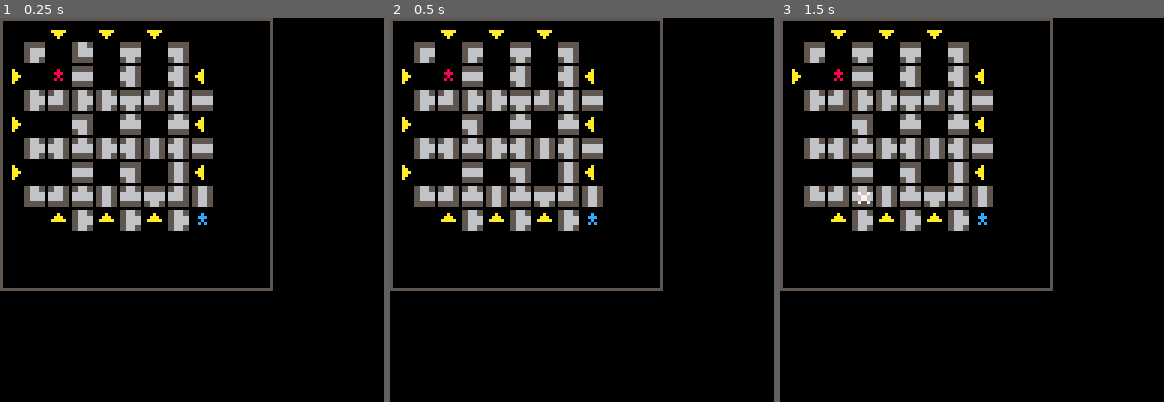
Above: before the commit, frames 1-3 (left to right).
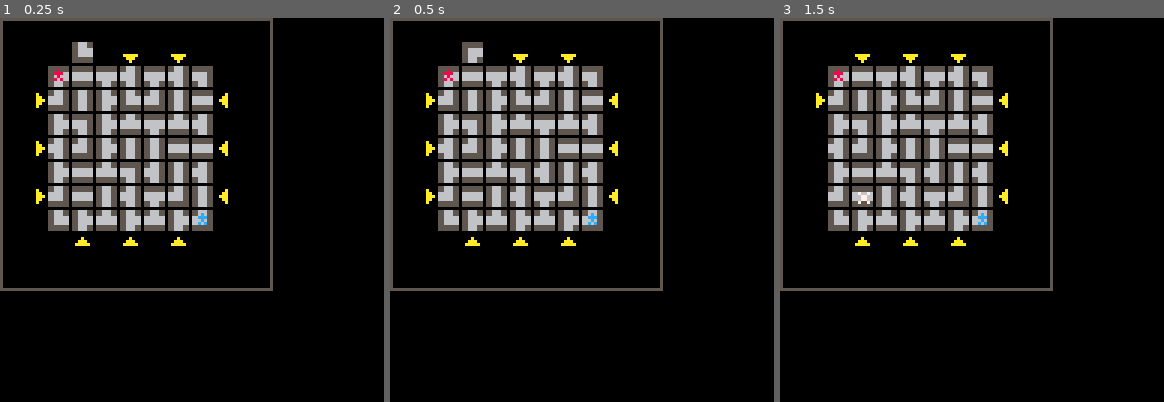
Above: after the commit, the same moments.

Repository: jeff-adams/pico8
Game: PICO-8 cartridge dev/labrynth.p8
The game is run twice, just before and just after one commit, with the same random seed, the same clock (stepped at 60 frames per second) and the same inputs.
Inputs:
- Up to frame 1 (0.25 s): no input
- Up to frame 2 (0.5 s): tap X (X key) at 0.33 s
- Up to frame 3 (1.5 s): tap O (Z key) at 0.7 s; tap X (X key) at 1.07 s

The runs differ from the first frame. In frame 1, 7.6% of the frame differs, in the area x 3-60%, y 3-60%; in frame 2, 7.6%; in frame 3, 7.8%.

Commit message:
Labrynth refactor draw_tiles working correctly

Diff:
--- a/dev/labrynth.p8
+++ b/dev/labrynth.p8
@@ -45,12 +45,8 @@
 end
 
 function draw_tile(_tile)
-	if _tile.x==nil then
-		print("nil",80,80,9)
-	else
-		local _x,_y=_tile.x*8+origin,_tile.y*8+origin
-		spr(_tile.sprite,_x,_y)
-	end
+	local _x,_y=_tile.x*8+origin,_tile.y*8+origin
+	spr(_tile.sprite,_x,_y)
 end
 
 function tile_placement()
@@ -141,9 +137,9 @@
 function initial_lab()
 	local _lab={}
 	local _index=1
-	for _x=0,8 do
+	for _x=1,9 do
 		local _row={}
-		for _y=0,8 do
+		for _y=1,9 do
 			local _i=place_indicator(_x,_y)
 			if _i==nil then
 				_i=place_default_tile(_x,_y,_index)
@@ -163,13 +159,13 @@
 
 function place_indicator(_x,_y)
 	--down
-	if _y==0 and mid(1,_x,7)%2==0 then return 1 end
+	if _y==1 and mid(2,_x,8)%2==1 then return 1 end
 	--left
-	if _x==8 and mid(1,_y,7)%2==0 then return 2 end
+	if _x==9 and mid(2,_y,8)%2==1 then return 2 end
 	--up
-	if _y==8 and mid(1,_x,7)%2==0 then return 3 end
+	if _y==9 and mid(2,_x,8)%2==1 then return 3 end
 	--right
-	if _x==0 and mid(1,_y,7)%2==0 then return 4 end
+	if _x==1 and mid(2,_y,8)%2==1 then return 4 end
 	--not an indicator
 	return nil
 end
@@ -179,7 +175,7 @@
 	local _tiles={17,49,49,20,50,49,52,52,50,50,51,52,18,51,51,19}
 	--inside spaces
 	if is_inside_space(_x,_y) then
-		 if _x%2==1 and _y%2==1 then
+		 if _x%2==0 and _y%2==0 then
 		 	return _tiles[_index]
 		 end
 	end
@@ -206,7 +202,7 @@
 	local _tindex=1
 	for i=1,#_lab do
 		for j=1,#_lab[i] do
-			if is_inside_space(i-1,j-1) then
+			if is_inside_space(i,j) then
 				local _tile=_lab[i][j]
 				if _tile.sprite==16 then
 					_lab[i][j]={sprite=_tiles[_tindex],x=i,y=j}
@@ -219,7 +215,7 @@
 end
 
 function is_inside_space(_x,_y)
-	return _x==mid(1,_x,7) and _y==mid(1,_y,7)
+	return _x==mid(2,_x,8) and _y==mid(2,_y,8)
 end
 
 function player_setup()
